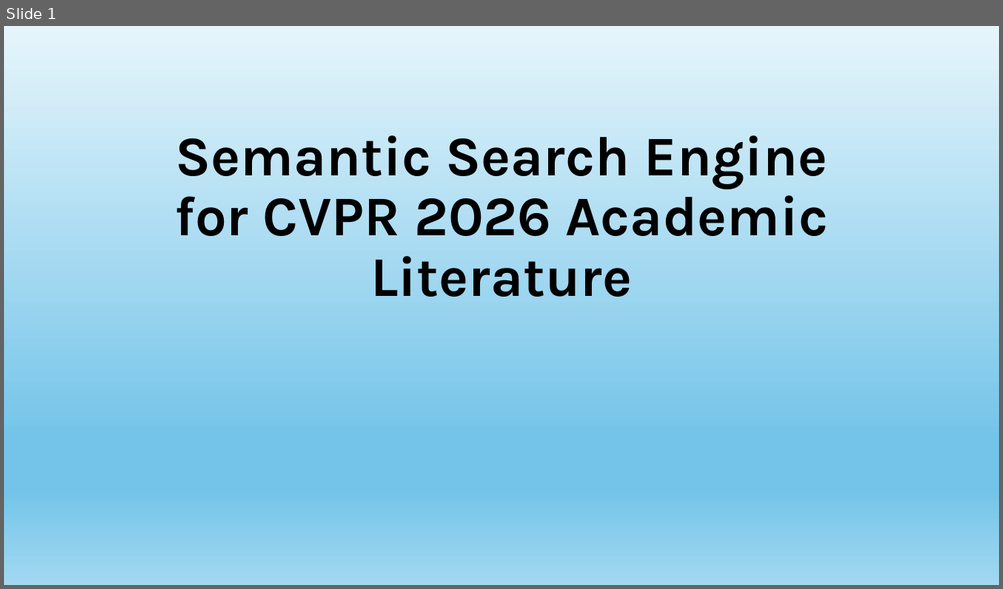
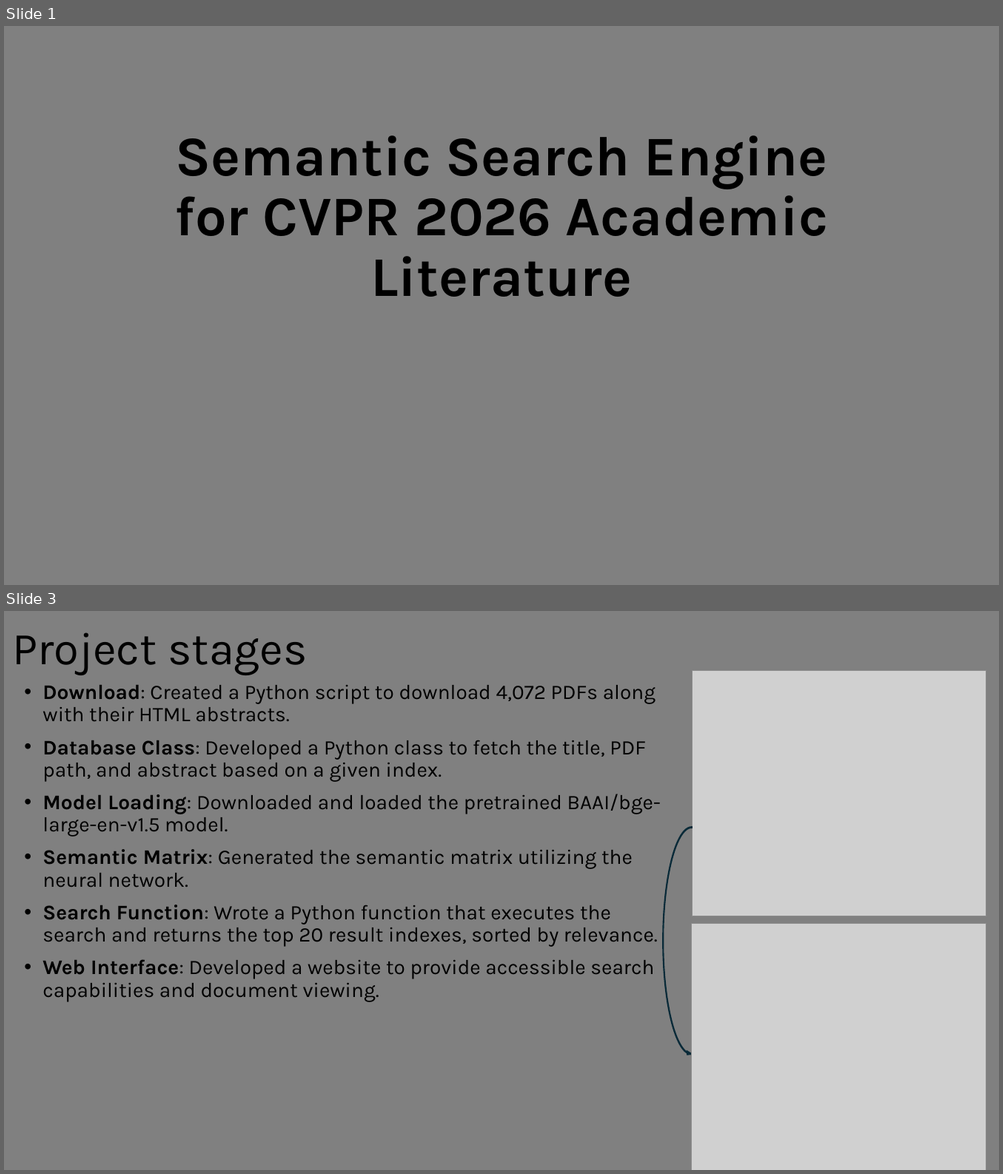
Before and after one commit to shohame/CVPR-2026, a slide deck: Docs/Semantic Search Engine for CVPR 2026 Academic Literature.pptx. Shown one above the other, each under a label of ours: slide 1 before the commit, slides 1 and 3 after it; the slides between them are not shown. The pictures are 1003x589 and 1003x1174 pixels, drawn with LibreOffice and Linux fonts; fonts in the diff are those of the drawing; grey boxes stand for pictures. Boxes give left, top, right and bottom in pixels: in the first picture for what was removed or moved away, otherwise in the second. Text is boxed around its words. In the diff, an @@ line names an element or a change of style, - is before the commit and + after.

```diff
--- a/Docs/Semantic Search Engine for CVPR 2026 Academic Literature.pptx
+++ b/Docs/Semantic Search Engine for CVPR 2026 Academic Literature.pptx
@@ slide 3 added at <box>4,611,999,1170</box>, background #808080 @@
@@ title added at <box>12,632,307,675</box>, 44 pt, text #000000 @@
+Project stages
@@ picture added at <box>692,671,987,917</box> @@
@@ text added at <box>42,685,660,1002</box>, 20 pt, text #000000 @@
+• Download: Created a Python script to download 4,072 PDFs along with their HTML abstracts.
+• Database Class: Developed a Python class to fetch the title, PDF path, and abstract based on a given index.
+• Model Loading: Downloaded and loaded the pretrained BAAI/bge-large-en-v1.5 model.
+• Semantic Matrix: Generated the semantic matrix utilizing the neural network.
+• Search Function: Wrote a Python function that executes the search and returns the top 20 result indexes, sorted by relevance.
+• Web Interface: Developed a website to provide accessible search capabilities and document viewing.
@@ curved right arrow added at <box>663,827,691,1056</box>, fill #156082, outline #092A39 1.5 pt @@
@@ picture added at <box>692,923,987,1170</box> @@
@@ slide 1 changed as well @@
@@ background gradient #E6F5FB to #74C4E9 to #A2D8F0 to #808080 @@
```
Also in this commit, not shown: 2 other slides changed, 2 other slides added, 3 slides removed, 9 other files.
